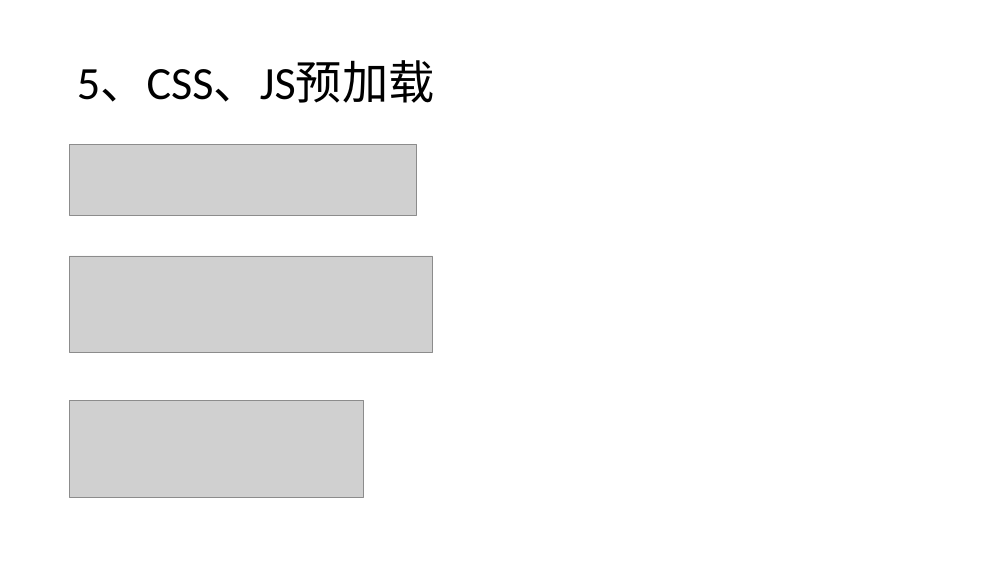
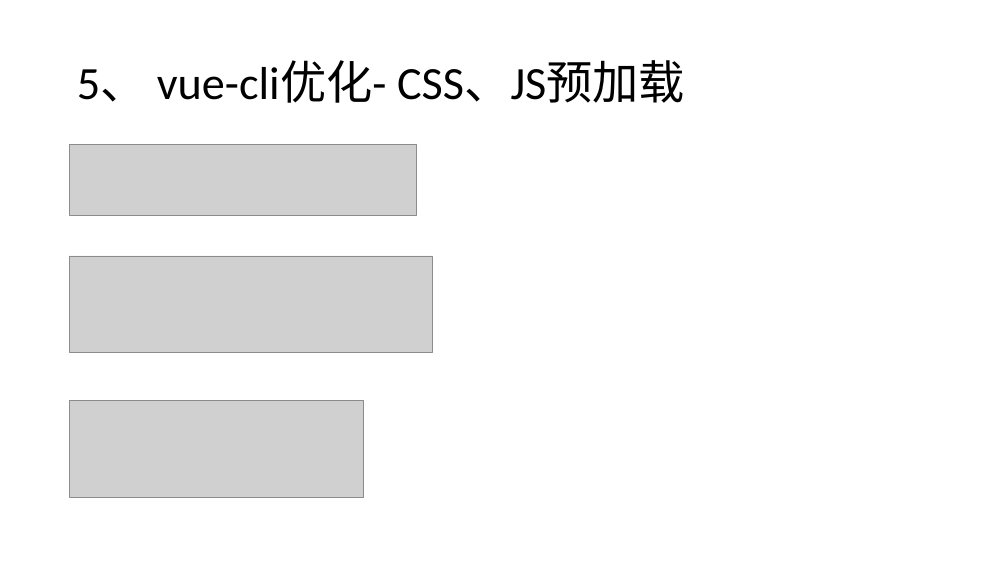
Before and after one commit to liwenxin-jam/vuecli3-starter, a slide deck: slide 20 of doc/vue.pptx (slide 19 before the commit). Drawn at 1008x567 pixels with LibreOffice and Linux fonts; fonts in the diff are those of the drawing; grey boxes stand for pictures. Boxes give left, top, right and bottom in pixels: in the first picture for what was removed or moved away, otherwise in the second. Text is boxed around its words. In the diff, an @@ line names an element or a change of style, - is before the commit and + after.

```diff
--- a/doc/vue.pptx
+++ b/doc/vue.pptx
@@ title at (x1=77, y1=61, x2=685, y2=103): text changed @@
-5、CSS、JS预加载
+5、 vue-cli优化- CSS、JS预加载
```
Also in this commit, not shown: 16 other slides changed, 2 slides added, 1 slide removed, 1 other file.
